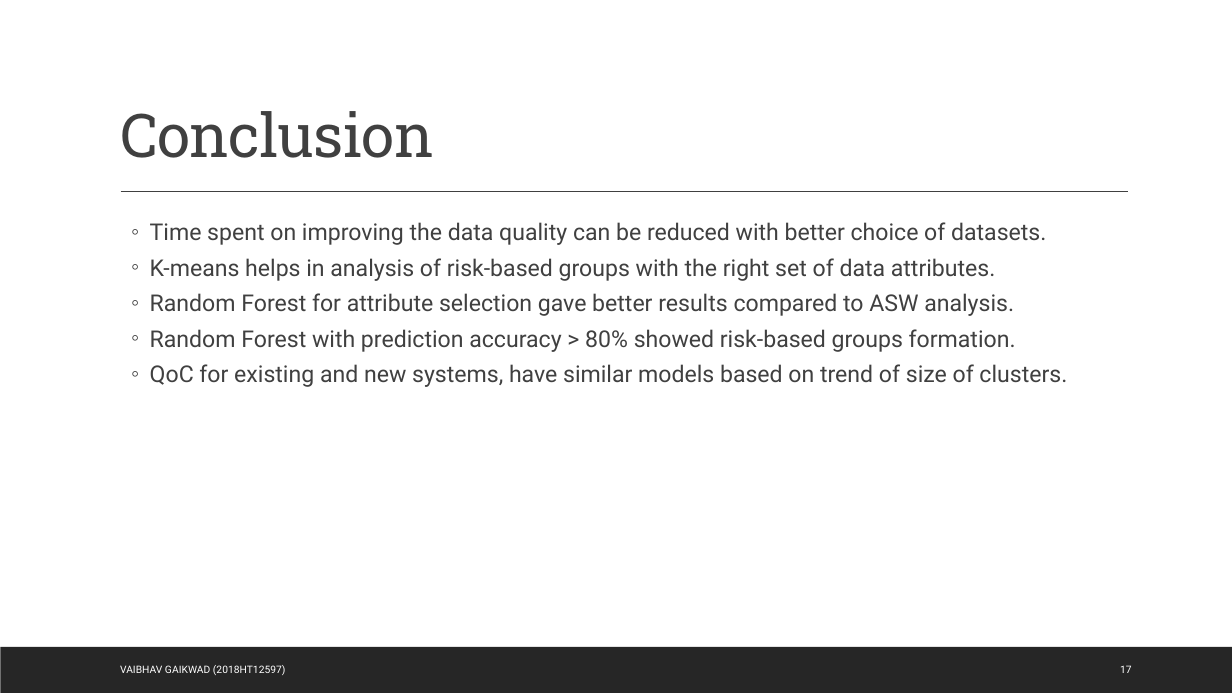
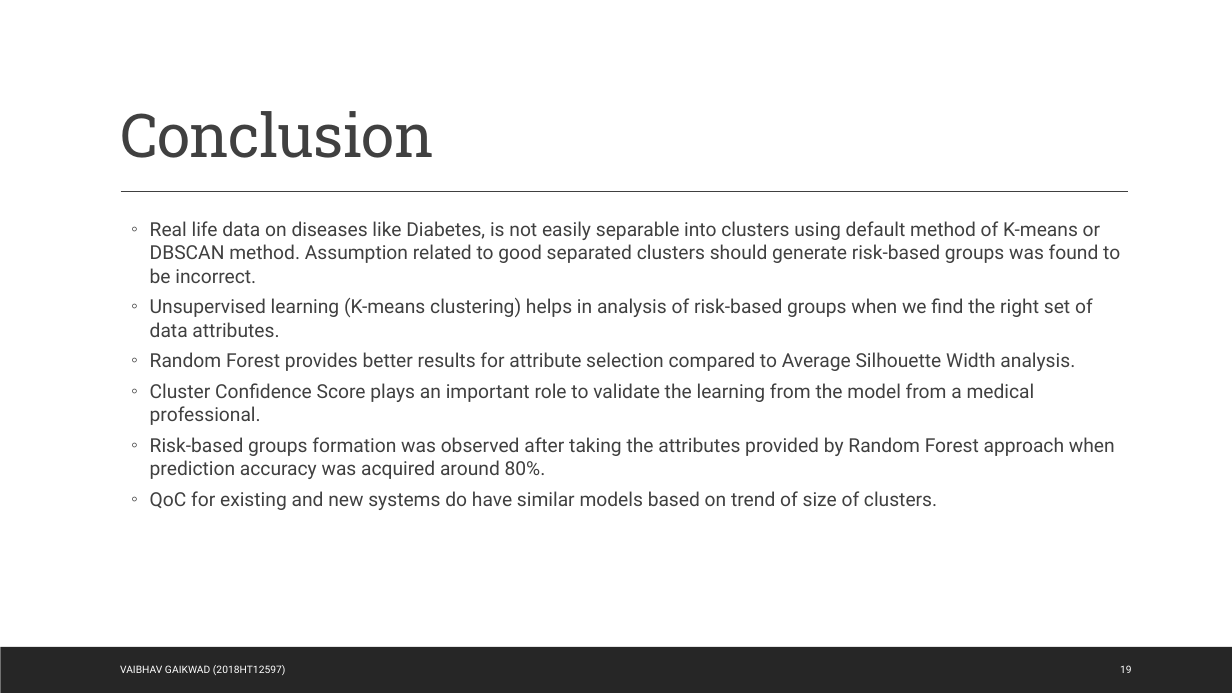
Before and after one commit to 767267/bits2018ht12597, a slide deck: slide 19 of docs/Quality of Care.pptx (slide 17 before the commit). Drawn at 1232x693 pixels with LibreOffice and Linux fonts; fonts in the diff are those of the drawing. Boxes give left, top, right and bottom in pixels: in the first picture for what was removed or moved away, otherwise in the second. Text is boxed around its words. In the diff, an @@ line names an element or a change of style, - is before the commit and + after.

Commit message:
doc and ppt updated for "conclusion"

```diff
--- a/docs/Quality of Care.pptx
+++ b/docs/Quality of Care.pptx
@@ text at [150,221,1120,510]: text changed; size 18 to 15 pt @@
-  ◦ Time spent on improving the data quality can be reduced with better choice of datasets.
-  ◦ K-means helps in analysis of risk-based groups with the right set of data attributes.
-  ◦ Random Forest for attribute selection gave better results compared to ASW analysis.
-  ◦ Random Forest with prediction accuracy > 80% showed risk-based groups formation.
-  ◦ QoC for existing and new systems, have similar models based on trend of size of clusters.
+  ◦ Real life data on diseases like Diabetes, is not easily separable into clusters using default method of K-means or DBSCAN method. Assumption related to good separated clusters should generate risk-based groups was found to be incorrect.
+  ◦ Unsupervised learning (K-means clustering) helps in analysis of risk-based groups when we find the right set of data attributes.
+  ◦ Random Forest provides better results for attribute selection compared to Average Silhouette Width analysis.
+  ◦ Cluster Confidence Score plays an important role to validate the learning from the model from a medical professional.
+  ◦ Risk-based groups formation was observed after taking the attributes provided by Random Forest approach when prediction accuracy was acquired around 80%.
+  ◦ QoC for existing and new systems do have similar models based on trend of size of clusters.
@@ page number at [1120,665,1132,673]: text changed @@
-17
+19
```
Also in this commit, not shown: 7 other slides changed, 2 slides added, 1 other file.
